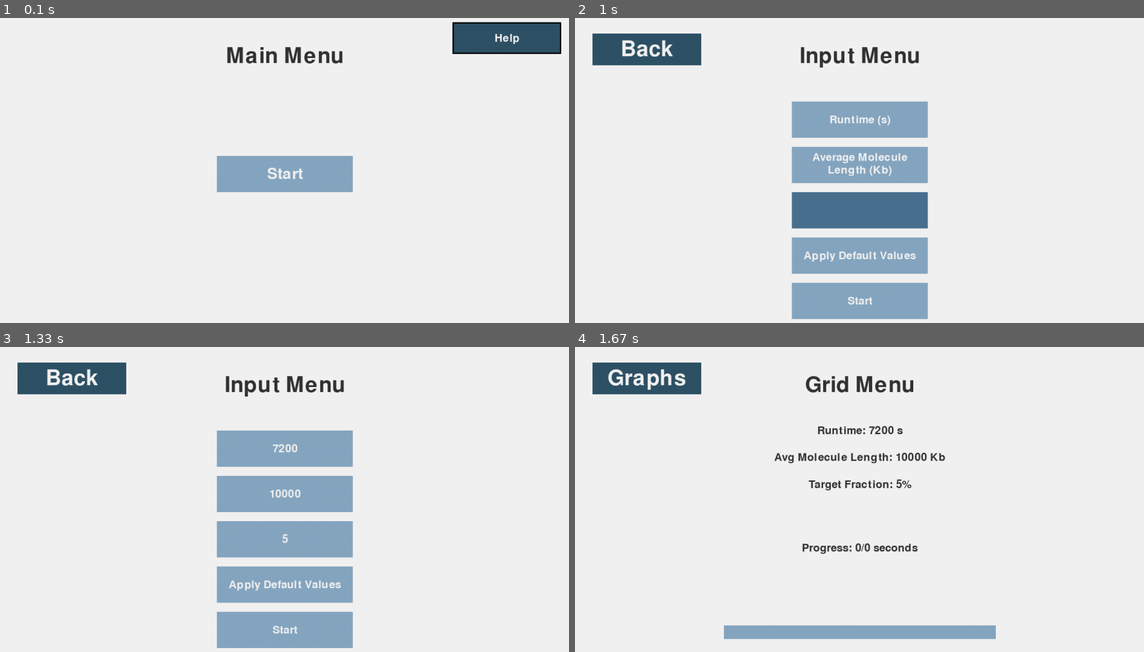
Above: before the commit, frames 1-4 (two rows, left to right).
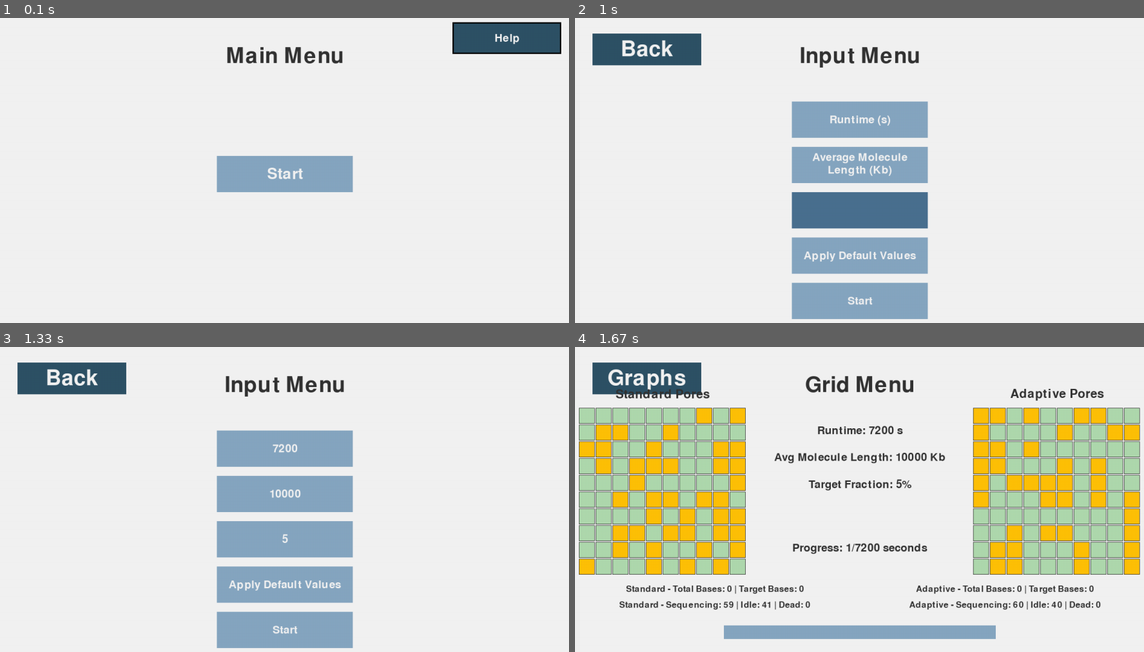
Above: after the commit, the same moments.

Repository: Leina85/A-Level-NEA
Game: pygame game, started from NEA/pipeline/main.py
The game is run twice, just before and just after one commit, with the same random seed, the same clock (stepped at 60 frames per second) and the same inputs.
Inputs (mouse positions are in pixels of both pictures, inside the frame that each line leads up to):
- Up to frame 1 (0.1 s): no input
- Up to frame 2 (1 s): click (859, 173) at 0.38 s; click (865, 194) at 0.72 s
- Up to frame 3 (1.33 s): click "Apply Default Values" at 1.05 s
- Up to frame 4 (1.67 s): click "Start" at 1.38 s

Frames 1-3 are identical in both runs. In frame 4, 33% of the frame differs, in the area x 0-100%, y 13-87%.

Commit message:
passed screen_data

Diff:
--- a/NEA/pipeline/simulation.py
+++ b/NEA/pipeline/simulation.py
@@ -1,7 +1,7 @@
 import numpy as np
 from analytics import display_graph
 
-def simulation(runtime, avg_molecule_length, target_fraction, progress_callback, simulation_state, graph_data):
+def simulation(runtime, avg_molecule_length, target_fraction, progress_callback, simulation_state, graph_data, screen_data):
 
     # Constant Parameters
     MEAN = 7472.521
@@ -148,7 +148,6 @@
 
         # Send progress update at regular intervals
         if second % update_interval == 0 or second == runtime - 1:
-            progress_callback(second + 1, runtime, standard_flow_cell.copy(), adaptive_flow_cell.copy(), simulation_state, graph_data)
+            progress_callback(second + 1, runtime, standard_flow_cell.copy(), adaptive_flow_cell.copy(), simulation_state, graph_data, screen_data)
 
-    print(standard_flow_cell[0], adaptive_flow_cell[0])
     return standard_flow_cell, adaptive_flow_cell
